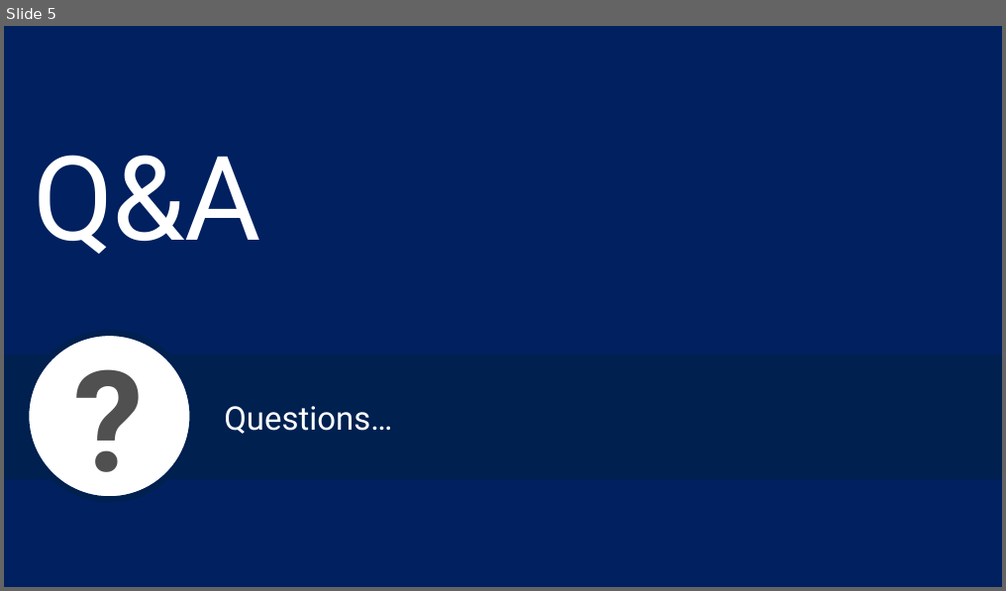
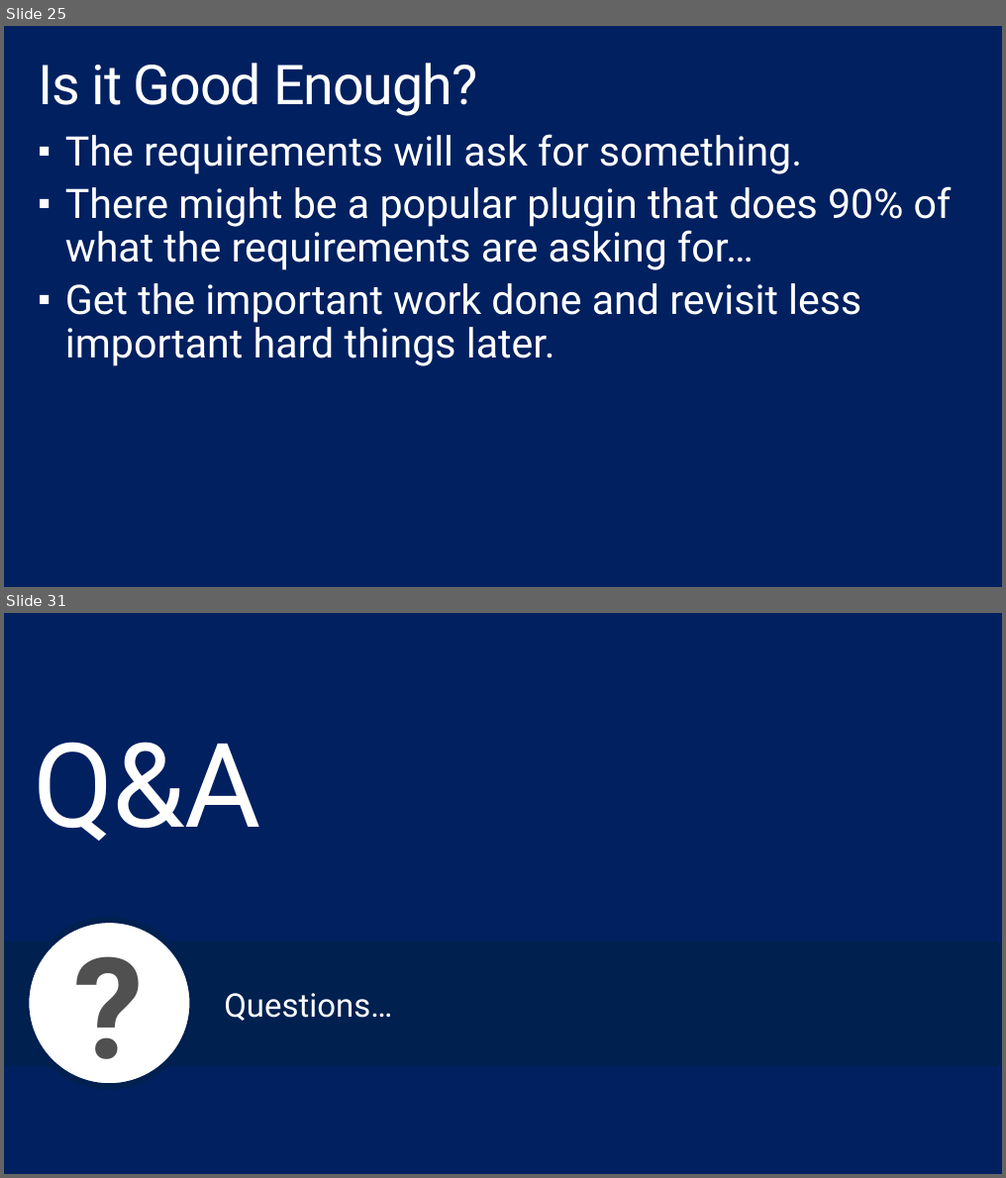
Before and after one commit to shawnweisfeld/20160906_GiveCampDevBootcamp, a slide deck: DevBootcamp.pptx. Shown one above the other, each under a label of ours: slide 5 before the commit, slides 25 and 31 after it; the slides between them are not shown. The pictures are 1006x591 and 1006x1178 pixels, drawn with LibreOffice and Linux fonts; fonts in the diff are those of the drawing; background and template pictures are left out. Boxes give left, top, right and bottom in pixels: in the first picture for what was removed or moved away, otherwise in the second. Text is boxed around its words. In the diff, an @@ line names an element or a change of style, - is before the commit and + after.

```diff
--- a/DevBootcamp.pptx
+++ b/DevBootcamp.pptx
@@ slide 25 added at (x1=4, y1=26, x2=1002, y2=587), background #002060 @@
@@ title added at (x1=38, y1=63, x2=477, y2=116), 54 pt, text #FFFFFF @@
+Is it Good Enough?
@@ text added at (x1=65, y1=134, x2=951, y2=367), 40 pt, text #FFFFFF @@
+▪ The requirements will ask for something.
+▪ There might be a popular plugin that does 90% of what the requirements are asking for…
+▪ Get the important work done and revisit less important hard things later.
@@ what was slide 5 is now slide 31 @@
```
Also in this commit, not shown: 3 slides changed, 25 other slides added.
